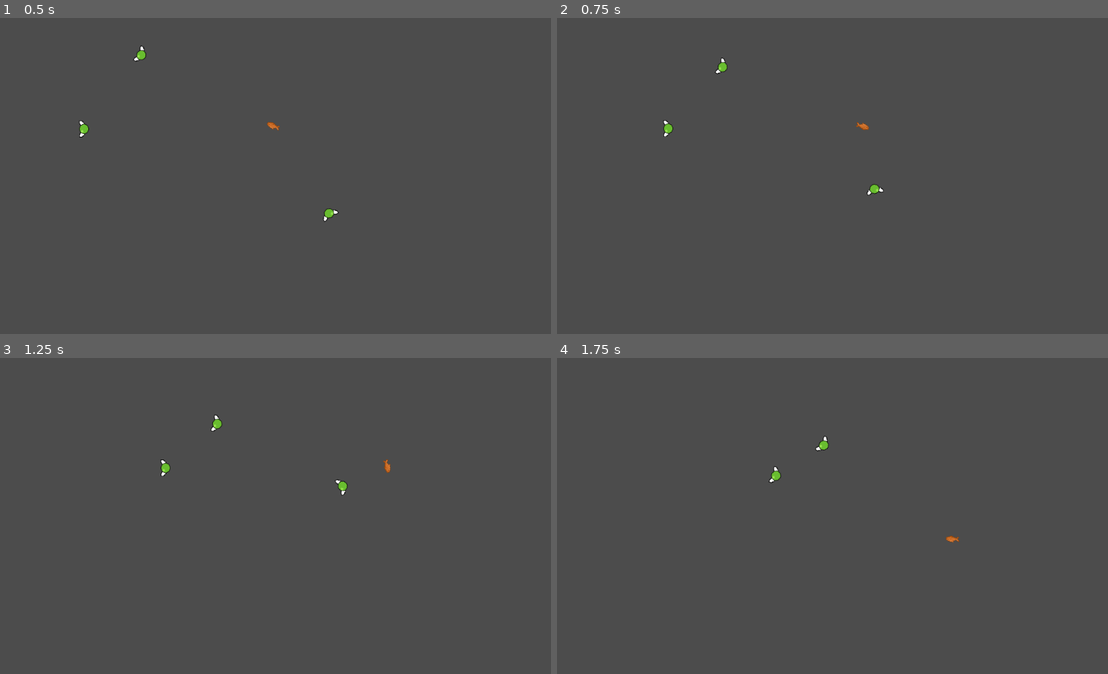
Above: before the commit, frames 1-4 (two rows, left to right).
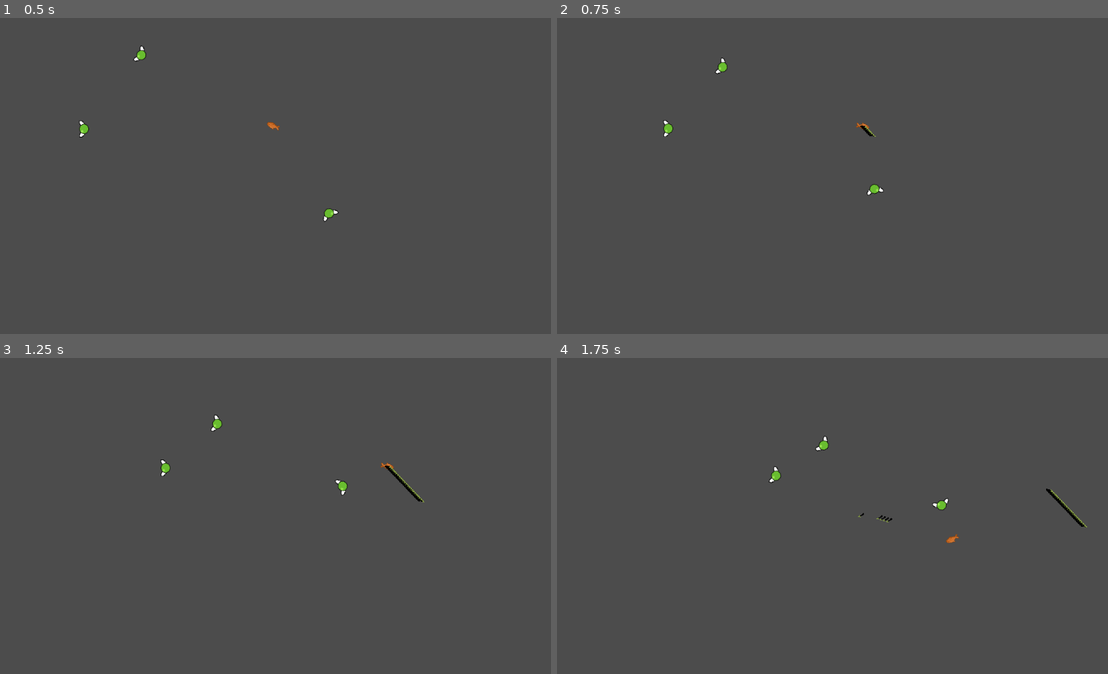
Above: after the commit, the same moments.

Repository: Geminimax/BugJam
Game: Godot game, scene res://Scenes/World.tscn
Two runs of this game, one before a commit and one after it. Both use one fixed random seed, a clock stepped at 60 frames per second and the inputs below.
Inputs (mouse positions are in pixels of both pictures, inside the frame that each line leads up to):
- Up to frame 1 (0.5 s): no input
- Up to frame 2 (0.75 s): move the mouse to (953, 153) at 0.52 s; press the mouse at (953, 153) at 0.53 s; hold D (move_right) from 0.53 s (still down)
- Up to frame 3 (1.25 s): keep holding D (move_right)
- Up to frame 4 (1.75 s): move the mouse to (716, 528) at 1.27 s; release D (move_right) at 1.28 s; release the mouse at (716, 528) at 1.28 s; hold S (move_down) from 1.28 s (still down); click (716, 528) at 1.35 s

Frame 1 is identical in both runs. In frame 2, less than 0.1% of the frame differs, in the area x 54-58%, y 32-38%; in frame 3, 0.2%; in frame 4, 0.3%, in the area x 54-97%, y 41-59%.

Commit message:
Gun and projectile initial implementation

Diff:
--- /dev/null
+++ b/Body.gd
@@ -0,0 +1,10 @@
+extends KinematicBody2D
+
+var velocity = Vector2()
+
+func _ready():
+	pass # Replace with function body.
+
+
+func _process(delta):
+	move_and_slide(velocity)
--- /dev/null
+++ b/Projectile.gd
@@ -0,0 +1,21 @@
+extends Node2D
+
+
+var direction
+var speed = 400
+
+# Called when the node enters the scene tree for the first time.
+func _ready():
+	pass # Replace with function body.
+
+
+# Called every frame. 'delta' is the elapsed time since the previous frame.
+func _process(delta):
+	$AnimatedSprite.rotation = direction.angle()
+	global_position += direction * speed * delta
+
+func destroy():
+	queue_free()
+
+func _on_Area2D_area_entered(area):
+	destroy()
--- /dev/null
+++ b/Scenes/Body.tscn
@@ -0,0 +1,8 @@
+[gd_scene load_steps=2 format=2]
+
+[ext_resource path="res://Body.gd" type="Script" id=1]
+
+[node name="Body" type="KinematicBody2D"]
+script = ExtResource( 1 )
+
+[node name="AnimatedSprite" type="AnimatedSprite" parent="."]
--- /dev/null
+++ b/Scenes/Gun.gd
@@ -0,0 +1,10 @@
+extends Node2D
+
+
+export (PackedScene) var bullet
+
+func fire(direction, spawn_position = global_position):
+	var bullet_instance = bullet.instance()
+	bullet_instance.direction = direction
+	bullet_instance.global_position = spawn_position
+	get_tree().root.add_child(bullet_instance)
--- /dev/null
+++ b/Scenes/Gun.tscn
@@ -0,0 +1,6 @@
+[gd_scene load_steps=2 format=2]
+
+[ext_resource path="res://Scenes/Gun.gd" type="Script" id=1]
+
+[node name="Gun" type="Node2D"]
+script = ExtResource( 1 )
--- a/Scenes/Player.gd
+++ b/Scenes/Player.gd
@@ -1,13 +1,15 @@
-extends KinematicBody2D
+extends Node2D
 
 
 const MOVE_SPEED = 300
 
-onready var raycast = $RayCast2D
+onready var raycast = $Body/RayCast2D
+onready var body = $Body
+onready var gun = $Body/Gun
 
 func _ready():
 	yield(get_tree(), "idle_frame")
-	get_tree().call_group("enemies","set_player",self)
+	get_tree().call_group("enemies","set_player",self.body)
 
 func _physics_process(delta):
 	var move_vec = Vector2()
@@ -21,14 +23,12 @@
 	if Input.is_action_pressed("move_right"):
 		move_vec.x +=1
 	move_vec = move_vec.normalized()
-	move_and_collide(move_vec*MOVE_SPEED*delta)
+	body.velocity = move_vec * MOVE_SPEED
 
 	var look_vec = get_global_mouse_position() - global_position
-	global_rotation = atan2(look_vec.y, look_vec.x)
+	body.global_rotation = atan2(look_vec.y, look_vec.x)
 
 	if Input.is_action_pressed("shoot"):
-		var collide = raycast.get_collider()
-		if raycast.is_colliding() and collide.has_method("kill"):
-			collide.kill()
+		gun.fire(look_vec.normalized())
 func kill():
 	get_tree().reload_current_scene()
--- a/Scenes/Player.tscn
+++ b/Scenes/Player.tscn
@@ -1,20 +1,38 @@
-[gd_scene load_steps=4 format=2]
+[gd_scene load_steps=8 format=2]
 
 [ext_resource path="res://Sprites/pexe.png" type="Texture" id=1]
 [ext_resource path="res://Scenes/Player.gd" type="Script" id=2]
+[ext_resource path="res://Scenes/Body.tscn" type="PackedScene" id=3]
+[ext_resource path="res://Scenes/Gun.tscn" type="PackedScene" id=4]
+[ext_resource path="res://Scenes/Projectile.tscn" type="PackedScene" id=5]
+
+[sub_resource type="SpriteFrames" id=2]
+animations = [ {
+"frames": [ ExtResource( 1 ) ],
+"loop": true,
+"name": "default",
+"speed": 5.0
+} ]
 
 [sub_resource type="CircleShape2D" id=1]
 
-[node name="Player" type="KinematicBody2D"]
+[node name="Player" type="Node2D"]
 position = Vector2( 127.567, 57.9564 )
 script = ExtResource( 2 )
 
-[node name="CollisionShape2D" type="CollisionShape2D" parent="."]
+[node name="Body" parent="." instance=ExtResource( 3 )]
+
+[node name="AnimatedSprite" parent="Body" index="0"]
+frames = SubResource( 2 )
+
+[node name="CollisionShape2D" type="CollisionShape2D" parent="Body"]
 shape = SubResource( 1 )
 
-[node name="Sprite" type="Sprite" parent="."]
-texture = ExtResource( 1 )
-
-[node name="RayCast2D" type="RayCast2D" parent="."]
+[node name="RayCast2D" type="RayCast2D" parent="Body"]
 enabled = true
 cast_to = Vector2( 2000, 0 )
+
+[node name="Gun" parent="Body" instance=ExtResource( 4 )]
+bullet = ExtResource( 5 )
+
+[editable path="Body"]
--- /dev/null
+++ b/Scenes/Projectile.tscn
@@ -0,0 +1,21 @@
+[gd_scene load_steps=4 format=2]
+
+[ext_resource path="res://Projectile.gd" type="Script" id=1]
+[ext_resource path="res://Sprites/spike.png" type="Texture" id=2]
+
+[sub_resource type="SpriteFrames" id=1]
+animations = [ {
+"frames": [ ExtResource( 2 ) ],
+"loop": true,
+"name": "default",
+"speed": 5.0
+} ]
+
+[node name="Projectile" type="Node2D"]
+script = ExtResource( 1 )
+
+[node name="Area2D" type="Area2D" parent="."]
+
+[node name="AnimatedSprite" type="AnimatedSprite" parent="."]
+frames = SubResource( 1 )
+[connection signal="area_entered" from="Area2D" to="." method="_on_Area2D_area_entered"]
Binary file added: Sprites/spike.png
Not shown, added: Sprites/spike.png.import
